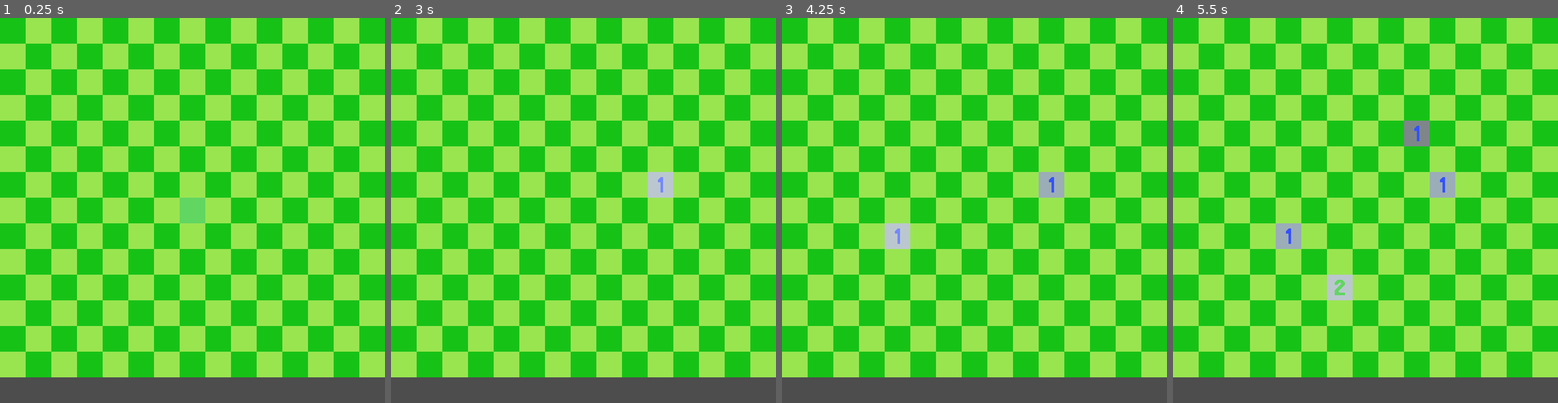
Above: before the commit, frames 1-4 (left to right).
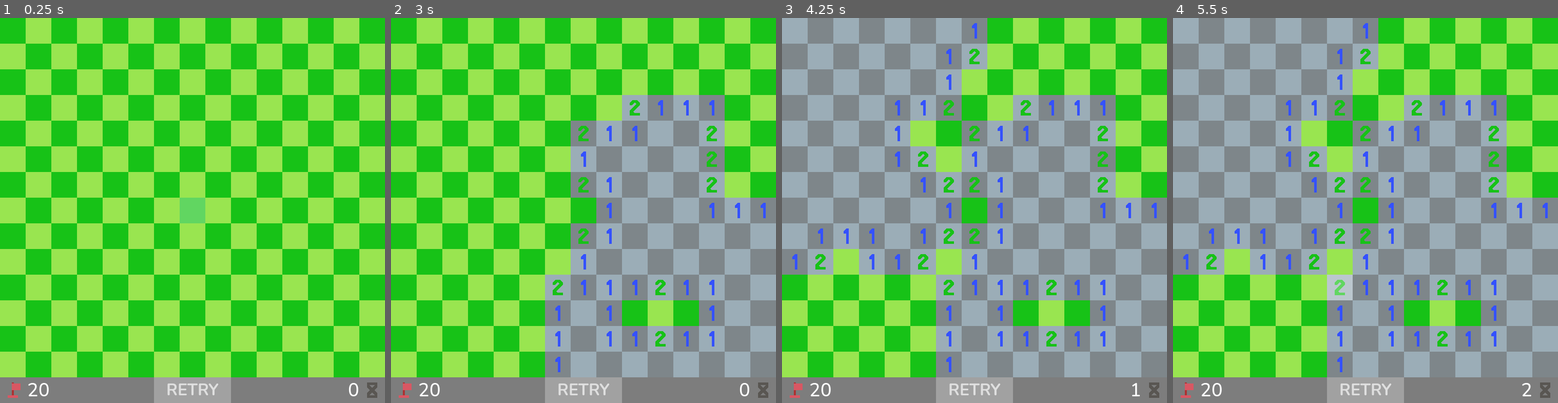
Above: after the commit, the same moments.

Repository: VladZodchey/sweeper
Game: Godot game, scene res://scenes/main.tscn
Same seed, same stepped clock (60 frames per second), same inputs: the game is played once before the commit and once after it.
Inputs (mouse positions are in pixels of both pictures, inside the frame that each line leads up to):
- Up to frame 1 (0.25 s): no input
- Up to frame 2 (3 s): click (583, 391) at 0.5 s, where only the run after the commit has a clickable "RETRY"; click (583, 391) at 1.25 s, where only the run after the commit has a clickable "RETRY"; click (583, 391) at 2 s, where only the run after the commit has a clickable "RETRY"; tap Enter at 2.75 s; move the mouse to (668, 191) at 2.77 s; click (668, 191) at 2.92 s
- Up to frame 3 (4.25 s): tap Space at 3.5 s; move the mouse to (897, 229) at 3.52 s; click (897, 229) at 3.67 s
- Up to frame 4 (5.5 s): tap Enter at 4.25 s; move the mouse to (1404, 125) at 4.27 s; click (1404, 125) at 4.42 s; tap Space at 5 s; move the mouse to (1346, 287) at 5.02 s; click (1346, 287) at 5.17 s

The runs differ from the first frame. In frame 1, 6.6% of the frame differs, in the area x 0-100%, y 93-100%; in frame 2, 41%; in frame 3, 70%, in the area x 0-100%, y 0-100%; in frame 4, 69%.

Commit message:
Сделал 1.0

Diff:
--- /dev/null
+++ b/default_bus_layout.tres
@@ -0,0 +1,15 @@
+[gd_resource type="AudioBusLayout" format=3 uid="uid://b2ykan71nvkqf"]
+
+[resource]
+bus/1/name = &"music"
+bus/1/solo = false
+bus/1/mute = false
+bus/1/bypass_fx = false
+bus/1/volume_db = 0.0
+bus/1/send = &"Master"
+bus/2/name = &"sfx"
+bus/2/solo = false
+bus/2/mute = false
+bus/2/bypass_fx = false
+bus/2/volume_db = 0.0
+bus/2/send = &"Master"
--- a/project.godot
+++ b/project.godot
@@ -15,6 +15,10 @@
 config/features=PackedStringArray("4.2", "Forward Plus")
 config/icon="res://icon.svg"
 
+[autoload]
+
+Global="*res://scripts/global.gd"
+
 [display]
 
 window/size/viewport_width=750
--- /dev/null
+++ b/scenes/ending.tscn
@@ -0,0 +1,45 @@
+[gd_scene load_steps=7 format=3 uid="uid://du7mrfs226jge"]
+
+[ext_resource type="FontFile" uid="uid://miyj3gxbiqeq" path="res://assets/Nunito-Bold.ttf" id="1_8sb2w"]
+[ext_resource type="Script" path="res://scripts/ending.gd" id="1_mtf6m"]
+[ext_resource type="Script" path="res://scripts/jumper.gd" id="2_4pcd4"]
+
+[sub_resource type="StyleBoxFlat" id="StyleBoxFlat_n5130"]
+bg_color = Color(0.631373, 0.631373, 0.631373, 1)
+
+[sub_resource type="StyleBoxFlat" id="StyleBoxFlat_ghxxx"]
+bg_color = Color(0.678431, 0.678431, 0.678431, 1)
+
+[sub_resource type="StyleBoxFlat" id="StyleBoxFlat_uhqic"]
+bg_color = Color(0.462745, 0.462745, 0.462745, 1)
+
+[node name="CanvasLayer" type="CanvasLayer"]
+script = ExtResource("1_mtf6m")
+
+[node name="Button" type="Button" parent="."]
+offset_left = 300.0
+offset_top = 700.0
+offset_right = 450.0
+offset_bottom = 750.0
+theme_override_fonts/font = ExtResource("1_8sb2w")
+theme_override_font_sizes/font_size = 32
+theme_override_styles/normal = SubResource("StyleBoxFlat_n5130")
+theme_override_styles/hover = SubResource("StyleBoxFlat_ghxxx")
+theme_override_styles/pressed = SubResource("StyleBoxFlat_uhqic")
+text = "RETRY"
+
+[node name="gameover" type="Label" parent="."]
+custom_minimum_size = Vector2(400, 100)
+offset_left = 175.0
+offset_top = 300.0
+offset_right = 575.0
+offset_bottom = 400.0
+pivot_offset = Vector2(200, 50)
+theme_override_fonts/font = ExtResource("1_8sb2w")
+theme_override_font_sizes/font_size = 50
+text = "GAME OVER"
+horizontal_alignment = 1
+vertical_alignment = 1
+script = ExtResource("2_4pcd4")
+
+[connection signal="pressed" from="Button" to="." method="_on_button_pressed"]
--- a/scenes/hud.tscn
+++ b/scenes/hud.tscn
@@ -1,3 +1,52 @@
-[gd_scene format=3 uid="uid://c148x70quvadq"]
+[gd_scene load_steps=8 format=3 uid="uid://c148x70quvadq"]
+
+[ext_resource type="Texture2D" uid="uid://c3u78571x5l6m" path="res://assets/Flag.png" id="1_smrll"]
+[ext_resource type="FontFile" uid="uid://b3vevbbtlp12w" path="res://assets/Nunito-Medium.ttf" id="2_h4iwk"]
+[ext_resource type="Script" path="res://scripts/mines.gd" id="3_ah8nc"]
+[ext_resource type="Script" path="res://scripts/time.gd" id="4_deqcw"]
+[ext_resource type="Texture2D" uid="uid://dxxqvv7rguj0l" path="res://assets/Timer.png" id="4_jrv8w"]
+
+[sub_resource type="StyleBoxFlat" id="StyleBoxFlat_rusdd"]
+bg_color = Color(0.490196, 0.490196, 0.490196, 1)
+
+[sub_resource type="LabelSettings" id="LabelSettings_a7kb0"]
+font = ExtResource("2_h4iwk")
+font_size = 36
 
 [node name="HUD" type="CanvasLayer"]
+
+[node name="Panel" type="Panel" parent="."]
+offset_top = 700.0
+offset_right = 750.0
+offset_bottom = 750.0
+theme_override_styles/panel = SubResource("StyleBoxFlat_rusdd")
+
+[node name="Flags" type="Sprite2D" parent="."]
+position = Vector2(25, 725)
+texture = ExtResource("1_smrll")
+
+[node name="Flaglabel" type="Label" parent="."]
+offset_left = 50.0
+offset_top = 700.0
+offset_right = 100.0
+offset_bottom = 750.0
+text = "40"
+label_settings = SubResource("LabelSettings_a7kb0")
+horizontal_alignment = 1
+vertical_alignment = 1
+script = ExtResource("3_ah8nc")
+
+[node name="Timerlabel" type="Label" parent="."]
+offset_left = 650.0
+offset_top = 700.0
+offset_right = 700.0
+offset_bottom = 750.0
+text = "0"
+label_settings = SubResource("LabelSettings_a7kb0")
+horizontal_alignment = 2
+vertical_alignment = 1
+script = ExtResource("4_deqcw")
+
+[node name="Timer" type="Sprite2D" parent="."]
+position = Vector2(725, 725)
+texture = ExtResource("4_jrv8w")
--- a/scenes/main.tscn
+++ b/scenes/main.tscn
@@ -1,12 +1,16 @@
-[gd_scene load_steps=5 format=3 uid="uid://xha8t3vt4ti"]
+[gd_scene load_steps=6 format=3 uid="uid://xha8t3vt4ti"]
 
 [ext_resource type="Texture2D" uid="uid://ch7aep2wti7ix" path="res://assets/Board-15-14.png" id="1_3o2as"]
-[ext_resource type="Script" path="res://scripts/game.gd" id="1_tng1t"]
+[ext_resource type="PackedScene" uid="uid://du7mrfs226jge" path="res://scenes/ending.tscn" id="1_isy1k"]
+[ext_resource type="PackedScene" uid="uid://c148x70quvadq" path="res://scenes/hud.tscn" id="2_2evpn"]
 [ext_resource type="PackedScene" uid="uid://di8d52yfmhcli" path="res://scenes/level.tscn" id="3_jm3ei"]
 [ext_resource type="Script" path="res://scripts/SFX.gd" id="4_qxgm7"]
 
 [node name="Main" type="Node"]
-script = ExtResource("1_tng1t")
+
+[node name="HUD" parent="." instance=ExtResource("2_2evpn")]
+
+[node name="CanvasLayer" parent="." instance=ExtResource("1_isy1k")]
 
 [node name="board" type="Sprite2D" parent="."]
 texture = ExtResource("1_3o2as")
@@ -15,8 +19,13 @@
 [node name="TileMap" parent="." instance=ExtResource("3_jm3ei")]
 
 [node name="AudioStreamPlayer" type="AudioStreamPlayer" parent="."]
+bus = &"sfx"
 script = ExtResource("4_qxgm7")
 
+[connection signal="pressed" from="CanvasLayer" to="AudioStreamPlayer" method="_on_pressed"]
+[connection signal="died" from="TileMap" to="CanvasLayer" method="_on_died"]
 [connection signal="died" from="TileMap" to="AudioStreamPlayer" method="_on_died"]
 [connection signal="flagged" from="TileMap" to="AudioStreamPlayer" method="_on_flagged"]
 [connection signal="opened" from="TileMap" to="AudioStreamPlayer" method="_on_opened"]
+[connection signal="won" from="TileMap" to="CanvasLayer" method="_on_won"]
+[connection signal="won" from="TileMap" to="AudioStreamPlayer" method="_on_won"]
--- a/scripts/SFX.gd
+++ b/scripts/SFX.gd
@@ -1,6 +1,8 @@
 extends AudioStreamPlayer
+# !СКРИПТ ДЛЯ ЗВУКОВ!
 
 const explosion : AudioStreamWAV = preload("res://assets/Explosion.wav")
+const won : AudioStreamWAV = preload("res://assets/Win.wav")
 
 const blip1 : AudioStreamWAV = preload("res://assets/Blip1.wav")
 const blip2 : AudioStreamWAV = preload("res://assets/Blip2.wav")
@@ -27,10 +29,19 @@
 		3:
 			stream = blip3
 			play()
-		_:
-			print("ERROR LOADING SOUNDS")
 
 
 func _on_flagged():
 	stream = flag
 	play()
+
+func _ready():
+	if Global.initialized:
+		stream = select
+		play()
+	Global.initialized = true
+
+
+func _on_won():
+	stream = won
+	play()
--- /dev/null
+++ b/scripts/ending.gd
@@ -0,0 +1,22 @@
+extends CanvasLayer
+# !РЕЛЕ ДЛЯ СИГНАЛОВ!
+
+signal pressed
+
+func _on_button_pressed():
+	pressed.emit()
+	Global.mines = Global.max_mines
+	Global.time = 0
+	get_tree().reload_current_scene()
+
+
+func _on_died():
+	get_node("gameover").text = "GAME OVER!"
+	get_node("gameover").visible = true
+
+func _ready():
+	get_node("gameover").visible = false
+
+func _on_won():
+	get_node("gameover").text = "POBEDA!"
+	get_node("gameover").visible = true
--- a/scripts/game.gd
+++ /dev/null
@@ -1,14 +0,0 @@
-extends Node
-# !СКРИПТ ДЛЯ ИГРЫ!
-
-# Данные
-const TOTAL_MINES : int = 35
-
-# void Start() из юнити
-func _ready():
-	pass
-
-
-# void Update() из юнити
-func _process(delta):
-	pass
--- /dev/null
+++ b/scripts/global.gd
@@ -0,0 +1,17 @@
+extends Node
+# !ГЛОБАЛЬНЫЕ НАСТРОЙКИ!
+
+const max_mines = 20
+var mines = 20
+var time = 0
+var stop : bool = true
+var initialized = false
+
+func _ready():
+	time = 0
+	stop = true
+	mines = max_mines
+
+func _process(delta):
+	if not stop and time < 999.0:
+		time += delta
--- /dev/null
+++ b/scripts/jumper.gd
@@ -0,0 +1,12 @@
+extends Control
+# !СКРИПТ ДЛЯ ГЕЙМ-ОВЕРА!
+
+const speed : int = 1
+var time : float
+
+func _ready():
+	time = 0
+
+func _process(delta):
+	time += delta * speed
+	rotation = sin(time * 1) * 0.25
--- /dev/null
+++ b/scripts/mines.gd
@@ -0,0 +1,7 @@
+extends Label
+# !СКРИПТ ДЛЯ СЧЁТЧИКА МИН!
+
+func _ready():
+	text = str(Global.mines)
+func _process(_delta):
+	text = str(Global.mines)
--- a/scripts/sweeper.gd
+++ b/scripts/sweeper.gd
@@ -10,11 +10,13 @@
 var tile_id : int = 0
 
 var running : bool = 1
+var started : bool = 0
 
 # Сигналы
 signal died
 signal opened
 signal flagged
+signal won
 
 # Номера слоёв
 var mine_layer : int = 0
@@ -25,13 +27,14 @@
 
 # Номера атласа
 var mine_atlas := Vector2i(4, 0)
-var number_atlas : Array = generate_num_atlas()
 var hover_atlas := Vector2i(6, 0)
 var flag_atlas := Vector2i(5, 0)
+var number_atlas : Array = generate_num_atlas()
 
 # Массивы
 var mine_coords := []
 
+# Генерит коорды чисел в атласе потому-что вручную вписывать для лохов
 func generate_num_atlas():
 	var a := []
 	for i in range(8):
@@ -40,22 +43,16 @@
 
 # void Start() из юнити
 func _ready():
-	new_game()
-
-# Создаёт поле
-func new_game():
 	clear()
 	mine_coords.clear()
-	populate_mines()
-	generate_numbers()
 	cover_grass()
 	running = 1
 
 # Заполняет поле минами
-func populate_mines():
-	for i in range(get_parent().TOTAL_MINES):
+func populate_mines(except):
+	for i in range(Global.max_mines):
 		var mine_pos = Vector2i(randi_range(0, COLS-1), randi_range(0, ROWS-1))
-		while mine_coords.has(mine_pos):
+		while mine_coords.has(mine_pos) or (abs(mine_pos.x - except.x) < 2 and abs(mine_pos.y - except.y) < 2):
 			mine_pos = Vector2i(randi_range(0, COLS-1), randi_range(0, ROWS-1))
 		mine_coords.append(mine_pos)
 		# Спавн мины
@@ -77,6 +74,7 @@
 			if not is_mine(Vector2i(x, y)):
 				empty_cells.append(Vector2i(x, y))
 	return empty_cells
+# Возвращает массив клеток вокруг введённой
 func get_surrounding(centre):
 	var surrounding_cells := []
 	var target_cell
@@ -94,11 +92,17 @@
 		for x in range(COLS):
 			set_cell(grass_layer, Vector2i(x, y), tile_id, Vector2i(3 - ((x + y) % 2), 0))
 
+# if Input.(...) из Юнити
 func _input(event):
 	if running:
 		if event is InputEventMouseButton:
 			if event.position.y < ROWS * CELL_SIZE:
 				var map_position = local_to_map(event.position)
+				if not started:
+					Global.stop = false
+					populate_mines(map_position)
+					generate_numbers()
+					started = true
 				if event.button_index == MOUSE_BUTTON_LEFT and event.pressed:
 					if not is_flag(map_position):
 						if is_mine(map_position):
@@ -107,23 +111,49 @@
 							process_lmb(map_position)
 				elif event.button_index == MOUSE_BUTTON_RIGHT and event.pressed:
 					process_rmb(map_position)
+# Обработка пкм (установка флажков)
 func process_rmb(pos):
 	if is_grass(pos):
 		if is_flag(pos):
 			erase_cell(flag_layer, pos)
+			Global.mines += 1
 		else:
 			set_cell(flag_layer, pos, tile_id, flag_atlas)
+			Global.mines -= 1
 		flagged.emit()
+	var all_revealed := true
+	for cell in get_used_cells(mine_layer):
+		if not is_flag(cell):
+			all_revealed = false
+	for i in get_empty_cells():
+		if is_grass(i):
+			all_revealed = false
+	if all_revealed:
+		won.emit()
+		running = false
+# Обработка лкм (подкоп клеток)
 func process_lmb(pos):
 	var revealed := []
 	var to_reveal := [pos]
 	while not to_reveal.is_empty():
 		erase_cell(grass_layer, to_reveal[0])
-		erase_cell(flag_layer, to_reveal[0])
+		if is_flag(to_reveal[0]):
+			Global.mines += 1
+			erase_cell(flag_layer, to_reveal[0])
 		revealed.append(to_reveal[0])
 		if not is_number(to_reveal[0]):
 			to_reveal = reveal_cells(to_reveal, revealed)
 		to_reveal.erase(to_reveal[0])
+	var all_revealed := true
+	for cell in get_used_cells(mine_layer):
+		if not is_flag(cell):
+			all_revealed = false
+	for i in get_empty_cells():
+		if is_grass(i):
+			all_revealed = false
+	if all_revealed:
+		won.emit()
+		running = false
 	opened.emit()
 func reveal_cells(to_reveal, revealed):
 	for i in get_surrounding(to_reveal[0]):
@@ -132,20 +162,20 @@
 				to_reveal.append(i)
 	return(to_reveal)
 # void Update() из юнити
-func _process(delta):
-	highlight_cell()
-func highlight_cell():
+func _process(_delta):
 	var mouse_pos := local_to_map(get_local_mouse_position())
 	clear_layer(hover_layer)
-	if is_grass(mouse_pos):
-		set_cell(hover_layer, mouse_pos, tile_id, hover_atlas)
-	else:
-		if is_number(mouse_pos):
+	if running:
+		if is_grass(mouse_pos):
 			set_cell(hover_layer, mouse_pos, tile_id, hover_atlas)
+		else:
+			if is_number(mouse_pos):
+				set_cell(hover_layer, mouse_pos, tile_id, hover_atlas)
+# Процессы по проигрышу
 func game_over():
 	died.emit()
-	print("Game is over!")
 	running = 0
+	Global.stop = true
 	for y in range(ROWS):
 		for x in range(COLS):
 			if is_mine(Vector2i(x, y)):
--- /dev/null
+++ b/scripts/time.gd
@@ -0,0 +1,5 @@
+extends Label
+# !СКРИПТ ДЛЯ ТАЙМЕРА!
+
+func _process(_delta):
+	text = str(int(Global.time))
Binary file added: assets/Flag.png
Not shown, added: assets/Flag.png.import
Binary file added: assets/Nunito-Bold.ttf
Not shown, added: assets/Nunito-Bold.ttf.import
Binary file added: assets/Nunito-Medium.ttf
Not shown, added: assets/Nunito-Medium.ttf.import
Binary file added: assets/Nunito-VariableFont_wght.ttf
Not shown, added: assets/Nunito-VariableFont_wght.ttf.import
Binary file added: assets/Reset-press-50.png
Not shown, added: assets/Reset-press-50.png.import
Binary file added: assets/Reset-unpress-50.png
Not shown, added: assets/Reset-unpress-50.png.import
(and 4 more such lines)
